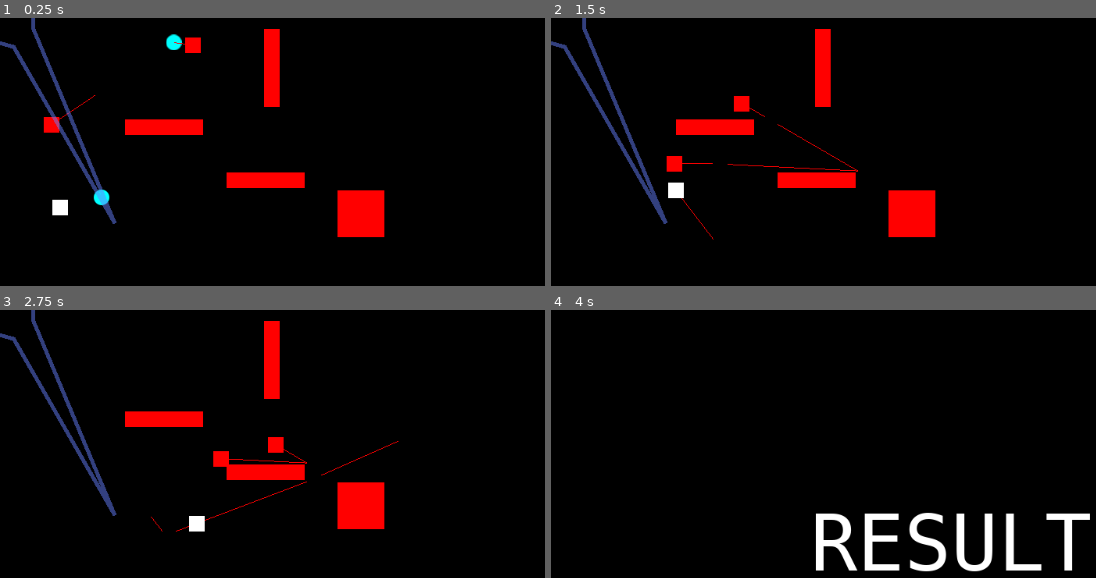
Above: before the commit, frames 1-4 (two rows, left to right).
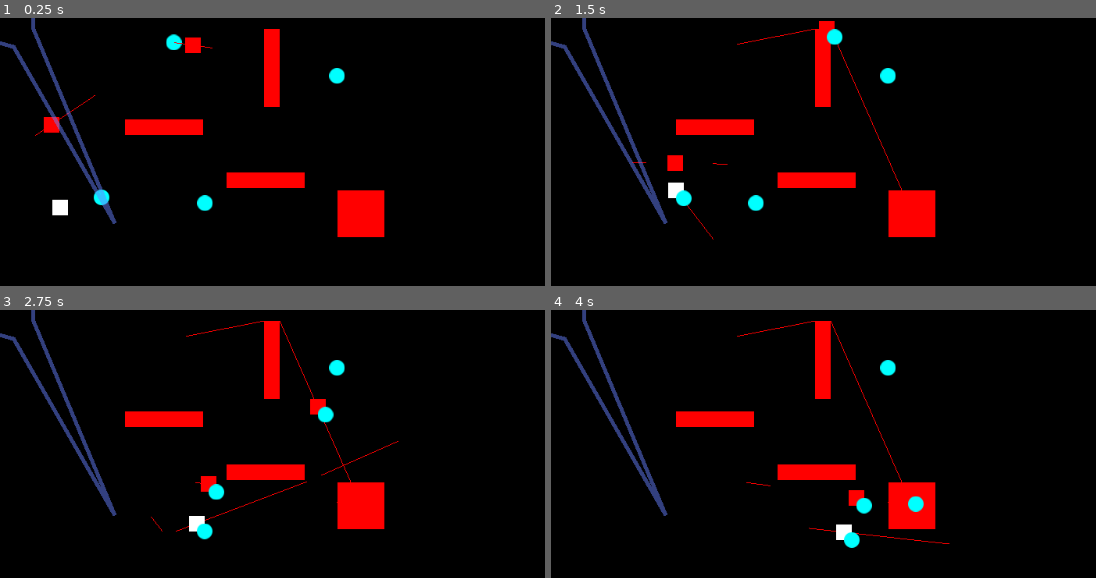
Above: after the commit, the same moments.

Repository: hsandt/bot-competition
Game: Godot game, scene res://Scenes/Arena.tscn
Same seed, same stepped clock (60 frames per second), same inputs: the game is played once before the commit and once after it.
Inputs (mouse positions are in pixels of both pictures, inside the frame that each line leads up to):
- Up to frame 1 (0.25 s): no input
- Up to frame 2 (1.5 s): move the mouse to (outside the picture) at 0.52 s; press the mouse at (outside the picture) at 0.53 s; hold Right (ui_right) 0.53-1.28 s; move the mouse to (790, 275) at 1.27 s; release the mouse at (790, 275) at 1.28 s; hold Down (ui_down) from 1.28 s (still down); click (790, 275) at 1.35 s
- Up to frame 3 (2.75 s): move the mouse to (479, 441) at 2.02 s; release Down (ui_down) at 2.03 s; press the mouse at (479, 441) at 2.03 s; hold Right (ui_right) from 2.03 s (still down)
- Up to frame 4 (4 s): move the mouse to (outside the picture) at 2.77 s; release Right (ui_right) at 2.78 s; release the mouse at (outside the picture) at 2.78 s; hold Up (ui_up) 2.78-3.53 s; click (outside the picture) at 2.85 s; move the mouse to (outside the picture) at 3.52 s; press the mouse at (outside the picture) at 3.53 s; hold Left (ui_left) from 3.53 s (still down)

The runs differ from the first frame. In frame 1, 0.3% of the frame differs, in the area x 6-64%, y 10-73%; in frame 2, 1.4%; in frame 3, 1.6%; in frame 4, 10%, in the area x 0-99%, y 0-98%.

Commit message:
[CHARACTER] Store ref to picked palets. Can only pick one palet at a time. [GOAL] Used to drop palets (doesn't work due to collision not detected) [AI] Added Standby phase to search next objective. After picking a palet, move toward goal to drop it. [GAME MANAGER] Added GameManager to handle global signals and finish game when all palets have been dropped.

Diff:
--- a/Scenes/Arena.tscn
+++ b/Scenes/Arena.tscn
@@ -1,13 +1,14 @@
-[gd_scene load_steps=12 format=2]
+[gd_scene load_steps=13 format=2]
 
 [ext_resource path="res://Graphics/Sprites/square_red.png" type="Texture" id=1]
 [ext_resource path="res://Scenes/Prefabs/Goal.tscn" type="PackedScene" id=2]
 [ext_resource path="res://Scenes/Prefabs/AppManager.tscn" type="PackedScene" id=3]
-[ext_resource path="res://Scenes/Prefabs/HumanCharacter.tscn" type="PackedScene" id=4]
+[ext_resource path="res://Scripts/GameManager.gd" type="Script" id=4]
 [ext_resource path="res://Scripts/Navigation2D.gd" type="Script" id=5]
 [ext_resource path="res://Tilesets/tileset.tres" type="TileSet" id=6]
 [ext_resource path="res://Scenes/Prefabs/Palet.tscn" type="PackedScene" id=7]
-[ext_resource path="res://Scenes/Prefabs/AICharacter.tscn" type="PackedScene" id=8]
+[ext_resource path="res://Scenes/Prefabs/HumanCharacter.tscn" type="PackedScene" id=8]
+[ext_resource path="res://Scenes/Prefabs/AICharacter.tscn" type="PackedScene" id=9]
 
 [sub_resource type="RectangleShape2D" id=1]
 extents = Vector2( 50, 10 )
@@ -86,8 +87,8 @@
 
 [node name="AppManager" parent="." instance=ExtResource( 3 )]
 
-[node name="HumanCharacter" parent="." instance=ExtResource( 4 )]
-position = Vector2( 76.9037, 243.296 )
+[node name="GameManager" type="Node" parent="."]
+script = ExtResource( 4 )
 
 [node name="Navigation2D" type="Navigation2D" parent="." groups=[
 "navigation",
@@ -118,10 +119,19 @@
 [node name="Palet2" parent="." instance=ExtResource( 7 )]
 position = Vector2( 130, 230 )
 
-[node name="AICharacter" parent="." instance=ExtResource( 8 )]
+[node name="Palet3" parent="." instance=ExtResource( 7 )]
+position = Vector2( 262.316, 237.351 )
+
+[node name="Palet4" parent="." instance=ExtResource( 7 )]
+position = Vector2( 431.386, 74.1612 )
+
+[node name="HumanCharacter" parent="." instance=ExtResource( 8 )]
+position = Vector2( 76.9037, 243.296 )
+
+[node name="AICharacter" parent="." instance=ExtResource( 9 )]
 position = Vector2( 45.2154, 150.582 )
 
-[node name="AICharacter2" parent="." instance=ExtResource( 8 )]
+[node name="AICharacter2" parent="." instance=ExtResource( 9 )]
 position = Vector2( 271.374, 38.3279 )
 
 [node name="OriginLineDrawer" type="Node2D" parent="." groups=[
--- a/Scenes/Prefabs/Goal.tscn
+++ b/Scenes/Prefabs/Goal.tscn
@@ -6,7 +6,10 @@
 script/source = "extends Node2D
 
 func _on_Area2D_body_entered(body):
-	get_tree().change_scene(\"res://Scenes/Result.tscn\")
+	print(\"Goal._on_Area2D_body_entered: \" + body.name)
+	if body is Palet:
+		assert(body.picker)
+		body.picker.drop_palet(body)
 "
 
 [sub_resource type="RectangleShape2D" id=2]
@@ -19,6 +22,7 @@
 }
 
 [node name="Area2D" type="Area2D" parent="."]
+collision_mask = 12
 
 [node name="CollisionShape2D" type="CollisionShape2D" parent="Area2D"]
 shape = SubResource( 2 )
@@ -26,6 +30,5 @@
 [node name="Sprite" type="Sprite" parent="."]
 scale = Vector2( 3, 3 )
 texture = ExtResource( 1 )
-
 [connection signal="body_entered" from="Area2D" to="." method="_on_Area2D_body_entered"]
 [connection signal="body_exited" from="Area2D" to="." method="_on_Area2D_body_exited"]
--- a/Scenes/Prefabs/HumanCharacter.tscn
+++ b/Scenes/Prefabs/HumanCharacter.tscn
@@ -5,44 +5,44 @@
 
 [sub_resource type="RectangleShape2D" id=1]
 
-[sub_resource type="VisualShaderNodeInput" id=3]
+[sub_resource type="VisualShaderNodeInput" id=2]
 output_port_for_preview = 0
 input_name = "color"
 
-[sub_resource type="VisualShader" id=4]
+[sub_resource type="VisualShader" id=3]
 code = "shader_type canvas_item;
 
 
 
 void vertex() {
-// Output:0
+// Ausgabe:0
 
 }
 
 void fragment() {
-// Input:3
+// Eingang:3
 	vec3 n_out3p0;
 	n_out3p0 = COLOR.rgb;
 
-// Output:0
+// Ausgabe:0
 	COLOR.rgb = n_out3p0;
 
 }
 
 void light() {
-// Output:0
+// Ausgabe:0
 
 }
 "
 graph_offset = Vector2( -132, -77.25 )
 mode = 1
 flags/light_only = false
-nodes/fragment/3/node = SubResource( 3 )
+nodes/fragment/3/node = SubResource( 2 )
 nodes/fragment/3/position = Vector2( 80, 160 )
 nodes/fragment/connections = PoolIntArray( 3, 0, 0, 0 )
 
-[sub_resource type="ShaderMaterial" id=5]
-shader = SubResource( 4 )
+[sub_resource type="ShaderMaterial" id=4]
+shader = SubResource( 3 )
 
 [node name="HumanCharacter" type="KinematicBody2D" groups=[
 "player",
--- a/Scenes/Prefabs/Palet.tscn
+++ b/Scenes/Prefabs/Palet.tscn
@@ -14,7 +14,8 @@
 texture = ExtResource( 2 )
 
 [node name="Area2D" type="Area2D" parent="."]
-collision_mask = 8
+collision_layer = 4
+collision_mask = 15
 
 [node name="CollisionShape2D" type="CollisionShape2D" parent="Area2D"]
 shape = SubResource( 1 )
--- a/Scripts/AICharacter.gd
+++ b/Scripts/AICharacter.gd
@@ -1,40 +1,93 @@
 extends "res://Scripts/Character.gd"
 
 # References
+
 var goal: Node2D
 
 # State
+
 enum Phase {
-	PickPalets,
+	Standby,
+	PickPalet,
+	DropPaletInGoal,
 	MoveToGoal
 }
 
 var phase: int  # Phase
 
+var next_palet: Palet = null
+
 func _ready():
 	var goal_group = get_tree().get_nodes_in_group("goal")
 	assert(not goal_group.empty())
 	goal = goal_group[0]
+	game_manager.connect("character_picked_palet", self, "_on_character_picked_palet")
+	game_manager.connect("character_dropped_palet", self, "_on_character_dropped_palet")
 
 func setup():
-	phase = Phase.PickPalets
+	phase = Phase.Standby
 
 func _process(delta):
 	# run logic
 	match phase:
-		Phase.PickPalets:
-			var next_palet = find_next_palet()
+		Phase.Standby:
+			assert(not picked_palets)
+			# search next objective
+			next_palet = find_next_palet()
 			if next_palet != null:
 				start_move_to(next_palet.global_position)
+				phase = Phase.PickPalet
+				print("[AI] " + name + " found next palet " + next_palet.name + " moving toward it.")
 			else:
+				# nothing left to do, move to goal (in practice, game will end as soon as
+				# last palet has been dropped, but if expected count is too high then it may happen)
+				start_move_to(goal.global_position)
 				phase = Phase.MoveToGoal
-			print("picking")
+				print("[AI] " + name + " has nothing to do, moving toward Goal.")
+		Phase.PickPalet:
+			# continue moving toward palet as planned
+			# (signal will handle the transition)
+			pass
+		Phase.DropPaletInGoal:
+			# continue moving toward goal as planned
+			# (signal will handle the transition)
+			pass
 		Phase.MoveToGoal:
-			start_move_to(goal.global_position)
+			# continue moving toward goal as planned
+			pass
 
 func find_next_palet() -> Node2D:
 	var palets = get_tree().get_nodes_in_group("palet")
-	if palets.empty():
-		return null
-	else:
-		return palets[0]
+
+	# for now, just return first palet in the list
+	# later, prefer closest one
+	for palet in palets:
+		if not palet.picker:
+			return palet
+
+	return null
+
+func _on_character_picked_palet(character, palet):
+	# are we the one picking the palet?
+	if character == self:
+		# whatever the current phase is, dropping that palet to the goal
+		#   becomes the new priority
+		# clear next palet, whether it was actually palet as intended, or something else
+		#   or even already null
+		next_palet = null
+		start_move_to(goal.global_position)
+		phase = Phase.DropPaletInGoal
+		print("[AI] " + name + " moves toward Goal to drop picked palet.")
+	elif phase == Phase.PickPalet and next_palet == palet:
+		# another bot picked our target palet before we did!
+		# give up and go back to Standby
+		phase = Phase.Standby
+		print("[AI] " + name + " noticed that " + character.name + " picked " + palet.name +
+			" which it was aiming for. Falling back to Standby.")
+
+func _on_character_dropped_palet(character, palet):
+	# are we the one picking the palet? and was this our current goal?
+	if character == self and phase == Phase.DropPaletInGoal:
+		# objective reached, go back to standby
+		phase = Phase.Standby
+		print("[AI] " + name + " -> Standby")
--- a/Scripts/Character.gd
+++ b/Scripts/Character.gd
@@ -1,4 +1,9 @@
 extends KinematicBody2D
+class_name Character
+
+## References
+
+onready var game_manager = $"/root/Root/GameManager"
 
 # Reference to common Navigation 2D for this level
 var navigation2D : Navigation2D
@@ -6,8 +11,12 @@
 # Debug line showing the current path
 var line_2D : Line2D
 
+## Parameters
+
 # Character speed (px/s)
 export var speed = 100.0
+
+## State
 
 # Current navigation path
 var path : PoolVector2Array = []
@@ -18,16 +27,17 @@
 # Current distance on path, from start to end point
 var current_distance : float = 0.0
 
-# Candidate for generic helper function (could be static, but need to get root somewhat)
-func get_single_node_by_tag(tag: String):
-	var group = get_tree().get_nodes_in_group(tag)
-	# will fail when playing Character prefab scene alone, don't do that!
-	assert(not group.empty())
-	return group[0]
+# We MUST initialize the array to []
+# or the array will initialize to some common []
+# shared across Character instances (like exported arrays becoming static)
+# causing havoc in Character behaviour
+# Note that for now, we only allow 1 palet at a time, the array is only
+#   to allow more later.
+var picked_palets: Array = []
 
 func _ready():
 	# will fail when playing Character prefab scene alone, don't do that!
-	navigation2D = get_single_node_by_tag("navigation")
+	navigation2D = Utils.get_single_node_by_tag(self, "navigation")
 	line_2D = navigation2D.get_node("Line2D")
 
 	# for some reason, adding node to root doesn't work,
@@ -102,9 +112,47 @@
 #	for i in range(path.size()):
 #		line_2D.points[i] -= navigation2D.global_position
 
-func pick_palet(palet):
-	print("Pick palet: " + str(palet.name))
-	palet.queue_free()
+func try_pick_palet(palet) -> bool:
+	# Character can only pick one palet at a time
+	if not picked_palets.empty():
+		# Failure
+		return false
+
+	# reparent palet to this character (character starts dragging palet)
+	palet.get_parent().remove_child(palet)
+	add_child(palet)
+
+	# Characters have no forward direction/grabbing anchor so for now,
+	#   just place the palet at a fixed offset
+	palet.position = Vector2(10, 10)
+	picked_palets.append(palet)
+
+	# Set picker ref on palet side
+	palet.picker = self
+
+	# Notify
+	game_manager.emit_signal("character_picked_palet", self, palet)
+
+	# Success
+	print(name + " picks " + palet.name)
+	return true
+
+func drop_palet(palet):
+	var palet_index = picked_palets.find(palet)
+	assert(palet_index != -1)
+	picked_palets.remove(palet_index)
+
+	# Reparent
+	remove_child(palet)
+	# probably add palet as child to some container box, or maybe just the arena
+
+	# Clear ref
+	palet.picker = null
+
+	# Notify
+	game_manager.emit_signal("character_dropped_palet", self, palet)
+
+	print(name + " drops " + palet.name)
 
 func _draw():
 	# map navigation offset subtraction to copy of path (Pools are passed by value)
--- /dev/null
+++ b/Scripts/GameManager.gd
@@ -0,0 +1,22 @@
+extends Node
+
+# Signals
+signal character_picked_palet
+signal character_dropped_palet
+
+# Gameplay parameters
+export var palets_to_drop_count = 4
+
+# State
+var dropped_palets = 0
+
+func _ready():
+	connect("character_dropped_palet", self, "_on_character_dropped_palet")
+
+func _on_character_dropped_palet(character, palet):
+	dropped_palets = dropped_palets + 1
+	print("Character " + str(character) + " palet " + str(palet) +
+		". Total dropped: " + str(dropped_palets))
+	if dropped_palets == palets_to_drop_count:
+		# Finish game and show results screen
+		get_tree().change_scene("res://Scenes/Result.tscn")
--- a/Scripts/Palet.gd
+++ b/Scripts/Palet.gd
@@ -1,11 +1,18 @@
 extends Node2D
 class_name Palet
+
+## State
+
+var picker: Character = null
 
 # Called when the node enters the scene tree for the first time.
 func _ready():
 	pass # Replace with function body.
 
 func _on_Area2D_body_entered(body):
-	# duck-type Character for being able to pick palet
-	if body.has_method("pick_palet"):
-		body.pick_palet(self)
+	print("Palet._on_Area2D_body_entered: " + body.name)
+	# if not picked yet, touching Character can pick it
+	if not picker:
+		# duck-type Character for being able to pick palet
+		if body.has_method("try_pick_palet"):
+			body.try_pick_palet(self)
--- /dev/null
+++ b/Scripts/Utils.gd
@@ -0,0 +1,11 @@
+class_name Utils
+
+# Candidate for generic helper function
+# When using this inside a script, pass any node in the same tree as
+#   the node you are looking for as `node_in_same_tree`
+#   (in general, passing `self` is enough)
+static func get_single_node_by_tag(node_in_same_tree: Node, tag: String):
+	var group = node_in_same_tree.get_tree().get_nodes_in_group(tag)
+	# will fail when playing Character prefab scene alone, don't do that!
+	assert(not group.empty())
+	return group[0]
--- a/project.godot
+++ b/project.godot
@@ -9,13 +9,25 @@
 config_version=4
 
 _global_script_classes=[ {
+"base": "KinematicBody2D",
+"class": "Character",
+"language": "GDScript",
+"path": "res://Scripts/Character.gd"
+}, {
 "base": "Node2D",
 "class": "Palet",
 "language": "GDScript",
 "path": "res://Scripts/Palet.gd"
+}, {
+"base": "Reference",
+"class": "Utils",
+"language": "GDScript",
+"path": "res://Scripts/Utils.gd"
 } ]
 _global_script_class_icons={
-"Palet": ""
+"Character": "",
+"Palet": "",
+"Utils": ""
 }
 
 [application]
Not shown: 1 places in Scenes/Prefabs/HumanCharacter.tscn that only renumber resources
